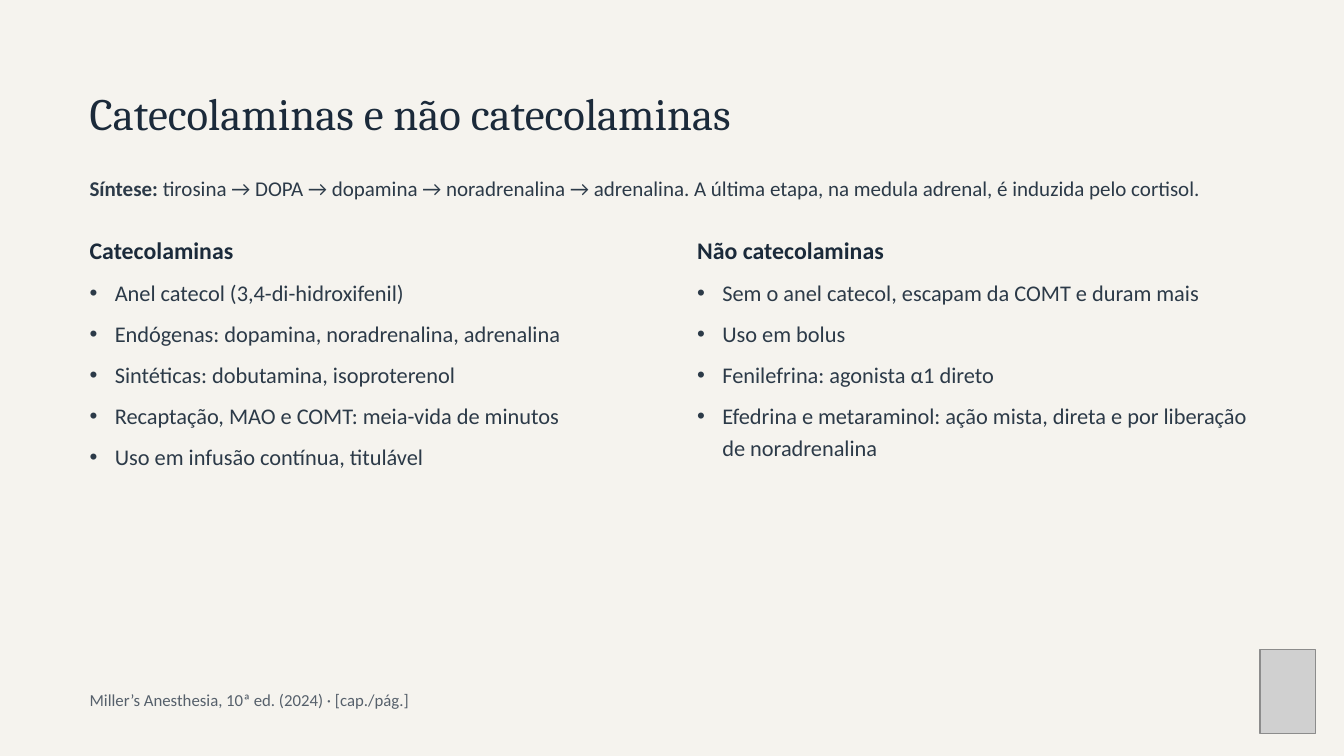
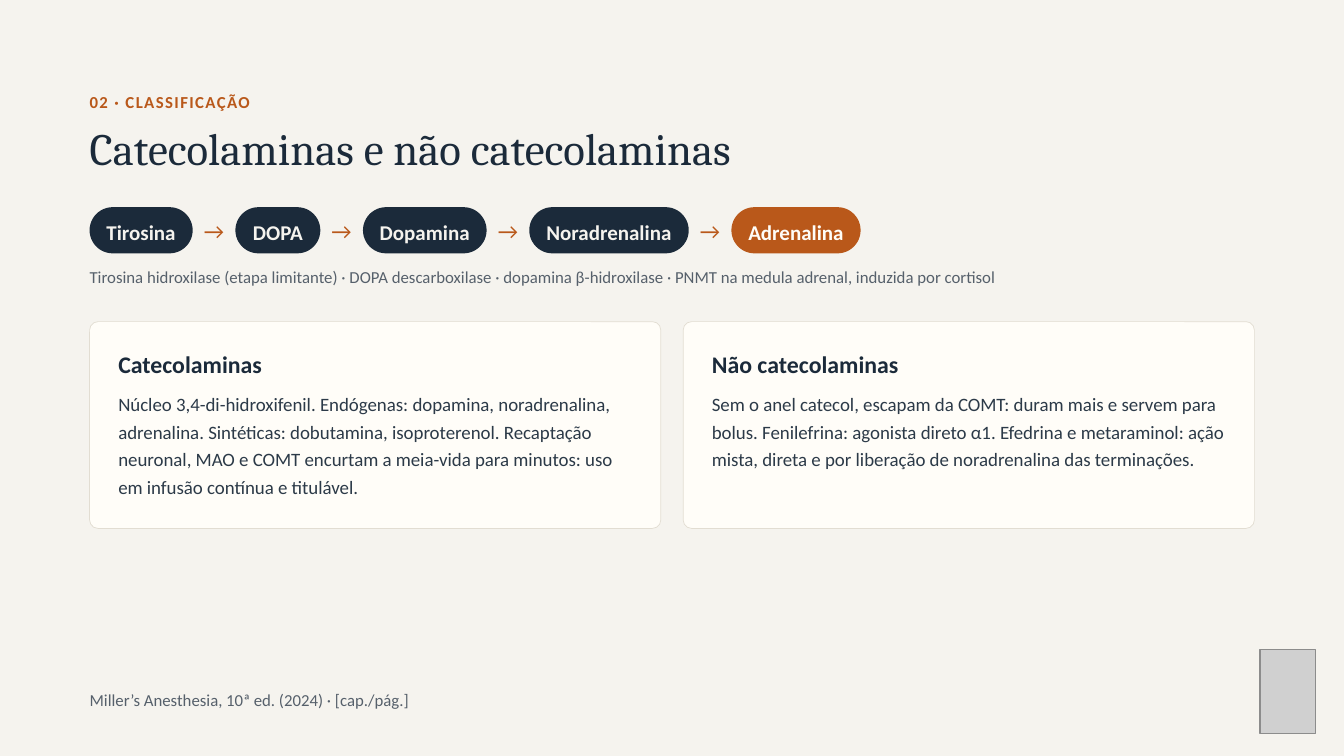
Before and after one commit to brunomoraesdubois-bit/Bruno, a slide deck: slide 5 of apresentacao/Aminas_Vasoativas.pptx. Drawn at 1344x756 pixels with LibreOffice and Linux fonts; fonts in the diff are those of the drawing; grey boxes stand for pictures. Boxes give left, top, right and bottom in pixels: in the first picture for what was removed or moved away, otherwise in the second. Text is boxed around its words. In the diff, an @@ line names an element or a change of style, - is before the commit and + after.

```diff
--- a/apresentacao/Aminas_Vasoativas.pptx
+++ b/apresentacao/Aminas_Vasoativas.pptx
@@ text added at bbox=[90, 94, 249, 111], 12 pt, text #B9581A, bold @@
+02 · CLASSIFICAÇÃO
@@ title "Catecolaminas e não catecolaminas": place and size @@
-title "Catecolaminas e não catecolaminas" at bbox=[90, 99, 731, 131]
+title "Catecolaminas e não catecolaminas" at bbox=[90, 134, 731, 166]
@@ rounded rectangle added at bbox=[90, 208, 193, 254], fill #1B2A3A, 15 pt, text #F5F3EE, bold @@
+Tirosina
@@ rounded rectangle added at bbox=[235, 208, 320, 254], fill #1B2A3A, 15 pt, text #F5F3EE, bold @@
+DOPA
@@ rounded rectangle added at bbox=[363, 208, 487, 254], fill #1B2A3A, 15 pt, text #F5F3EE, bold @@
+Dopamina
@@ rounded rectangle added at bbox=[529, 208, 689, 254], fill #1B2A3A, 15 pt, text #F5F3EE, bold @@
+Noradrenalina
@@ rounded rectangle added at bbox=[732, 208, 861, 254], fill #B9581A, 15 pt, text #FFFDF8, bold @@
+Adrenalina
@@ text added at bbox=[204, 213, 226, 244], 16 pt, text #B9581A @@
+→
@@ text added at bbox=[332, 213, 354, 244], 16 pt, text #B9581A @@
+→
@@ text added at bbox=[498, 213, 520, 244], 16 pt, text #B9581A @@
+→
@@ text added at bbox=[700, 213, 722, 244], 16 pt, text #B9581A @@
+→
@@ text at bbox=[90, 271, 995, 286]: text changed; size 15 to 12 pt; text colour #2C3A48 to #56606B @@
-Síntese: tirosina → DOPA → dopamina → noradrenalina → adrenalina. A última etapa, na medula adrenal, é induzida pelo cortisol.
+Tirosina hidroxilase (etapa limitante) · DOPA descarboxilase · dopamina β-hidroxilase · PNMT na medula adrenal, induzida por cortisol
@@ text removed at bbox=[115, 285, 404, 304] @@
-• Anel catecol (3,4-di-hidroxifenil)
@@ text removed at bbox=[722, 285, 1198, 305] @@
-• Sem o anel catecol, escapam da COMT e duram mais
@@ rounded rectangle added at bbox=[90, 322, 661, 528], fill #FFFDF8, outline #E2DDD2 0.5 pt @@
@@ text removed at bbox=[115, 326, 560, 346] @@
-• Endógenas: dopamina, noradrenalina, adrenalina
@@ rounded rectangle added at bbox=[684, 322, 1255, 528], fill #FFFDF8, outline #E2DDD2 0.5 pt @@
@@ text removed at bbox=[722, 326, 845, 342] @@
-• Uso em bolus
@@ text "Catecolaminas": place and size @@
-text "Catecolaminas" at bbox=[90, 242, 234, 259]
+text "Catecolaminas" at bbox=[118, 356, 262, 373]
@@ text "Não catecolaminas": place and size @@
-text "Não catecolaminas" at bbox=[697, 242, 884, 259]
+text "Não catecolaminas" at bbox=[712, 356, 898, 373]
@@ text removed at bbox=[115, 367, 455, 387] @@
-• Sintéticas: dobutamina, isoproterenol
@@ text removed at bbox=[722, 367, 994, 387] @@
-• Fenilefrina: agonista α1 direto
@@ text at bbox=[118, 398, 612, 494]: text changed; size 16 to 13.5 pt @@
-• Recaptação, MAO e COMT: meia-vida de minutos
+Núcleo 3,4-di-hidroxifenil. Endógenas: dopamina, noradrenalina, adrenalina. Sintéticas: dobutamina, isoproterenol. Recaptação neuronal, MAO e COMT encurtam a meia-vida para minutos: uso em infusão contínua e titulável.
@@ text at bbox=[712, 398, 1224, 469]: text changed; size 16 to 13.5 pt @@
-• Efedrina e metaraminol: ação mista, direta e por liberação de noradrenalina
+Sem o anel catecol, escapam da COMT: duram mais e servem para bolus. Fenilefrina: agonista direto α1. Efedrina e metaraminol: ação mista, direta e por liberação de noradrenalina das terminações.
@@ text removed at bbox=[115, 449, 423, 468] @@
-• Uso em infusão contínua, titulável
```
Also in this commit, not shown: 27 other slides changed, 29 other files.
